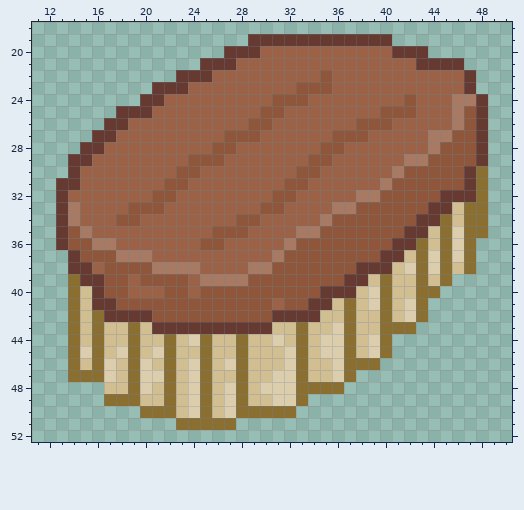
One commit to this pixel-art sprite: graphics/sprites/tools/super-basic-brush.png. The picture above is the old version.
The file is 64x64 pixels. Shown: x 11..50, y 18..52.
The same view after the edit:
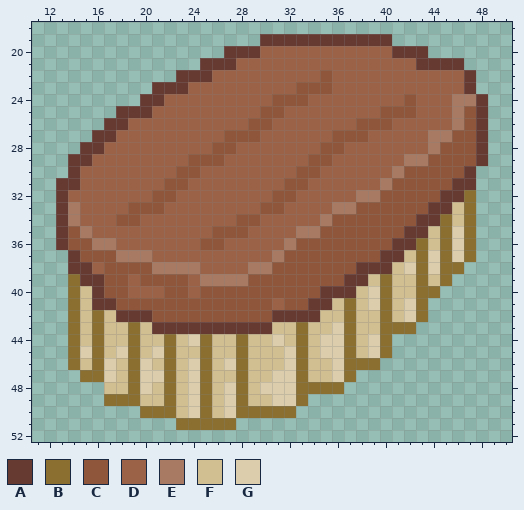
Palette (. is transparent): A #663931  B #8a6f30  C #8f563b  D #9b6248  E #a87a64  F #d1be91  G #dcceac
The edit:
Changed rows in their new state; - is an unchanged pixel.
first column x 29:
19 .
first column x 46:
30 --.
31 A-.
32 -B.
33 --.
34 --.
35 --.
38 B.-
first column x 17:
42 F
first column x 14:
47 .
Changed places in both pictures, as pixel boxes (x1, y1, x2, y2):
erased: (248, 34, 260, 46)
changed: (452, 166, 488, 274)
changed: (68, 310, 116, 382)
